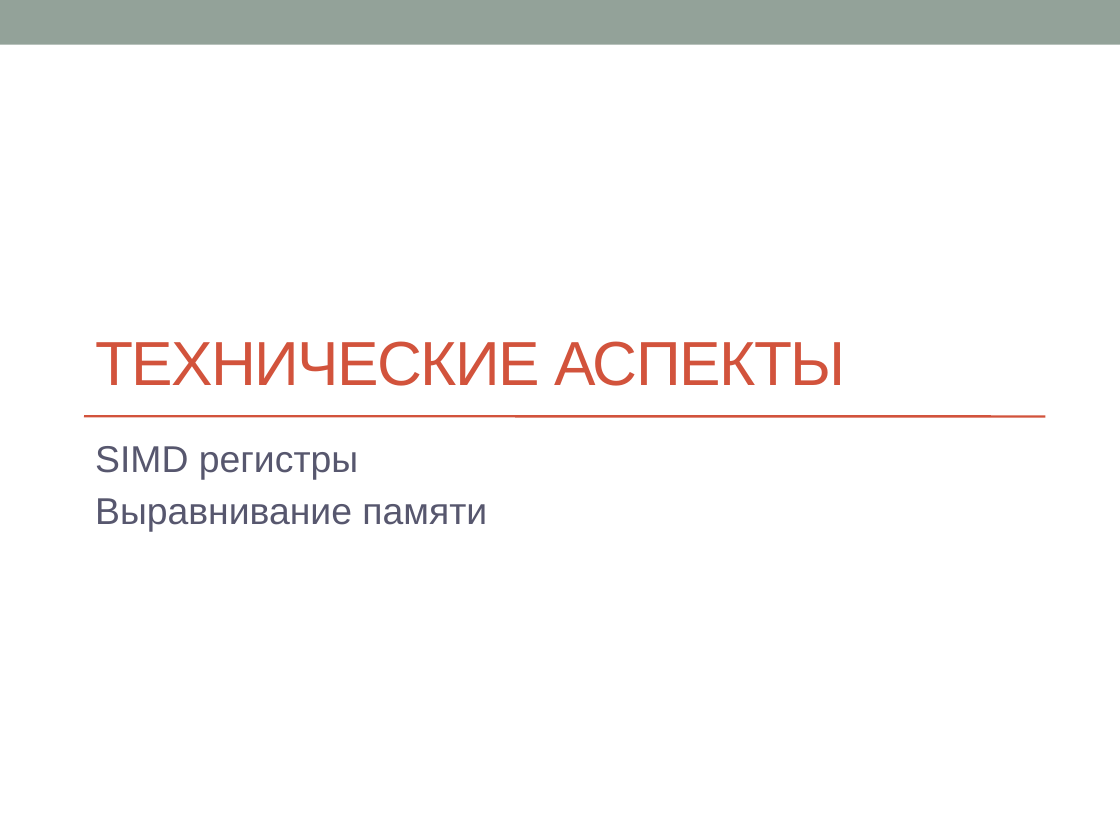
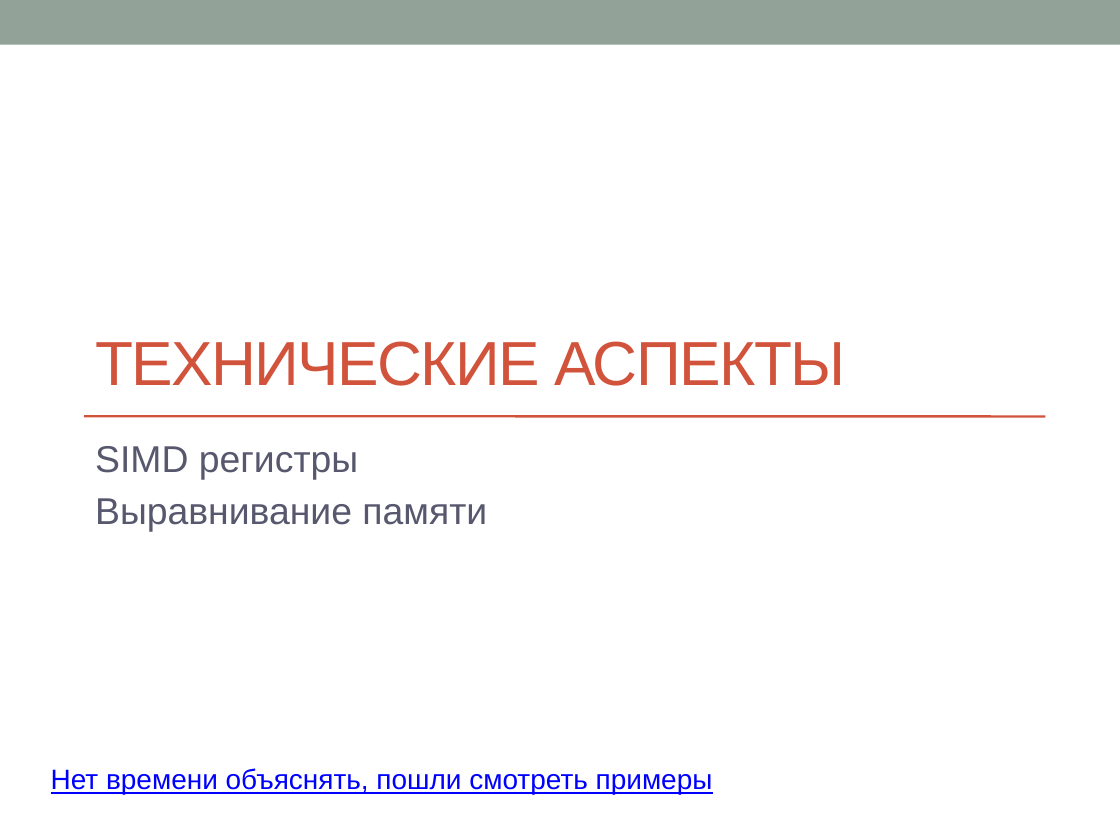
Before and after one commit to sivukhin/SimdLecture, a slide deck: slide 12 of simd_presentation.pptx. Drawn at 1120x840 pixels with LibreOffice and Linux fonts; fonts in the diff are those of the drawing. Boxes give left, top, right and bottom in pixels: in the first picture for what was removed or moved away, otherwise in the second. Text is boxed around its words. In the diff, an @@ line names an element or a change of style, - is before the commit and + after.

```diff
--- a/simd_presentation.pptx
+++ b/simd_presentation.pptx
@@ text added at (x1=51, y1=768, x2=713, y2=794), 18 pt, text #0000FF, underline @@
+Нет времени объяснять, пошли смотреть примеры
```
Also in this commit, not shown: 18 slides added.
